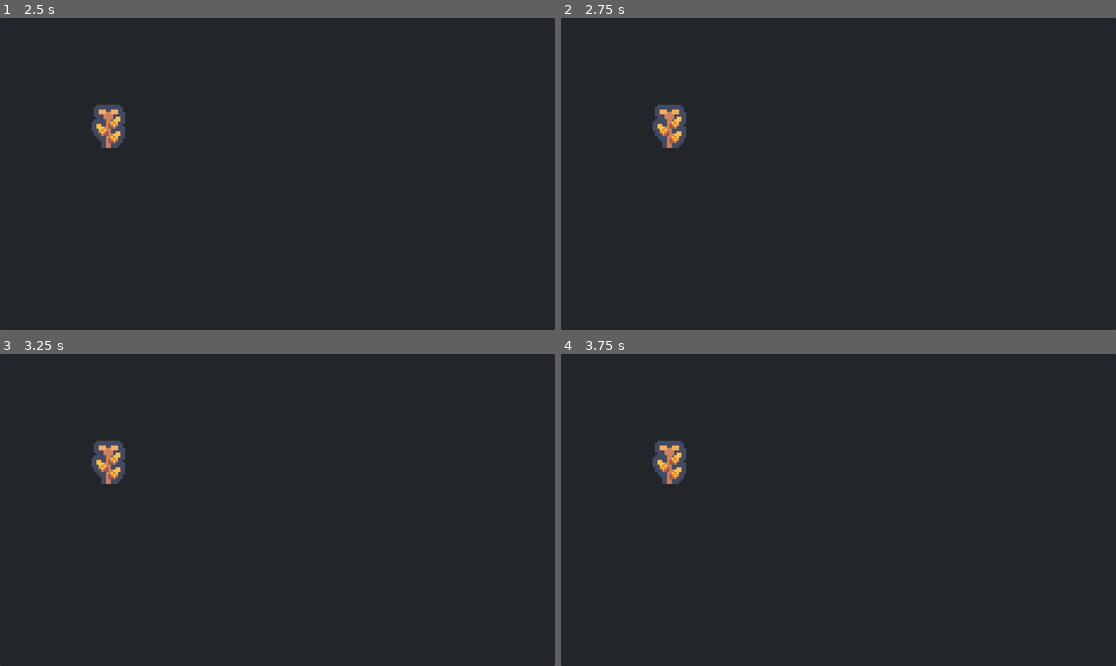
Above: before the commit, frames 1-4 (two rows, left to right).
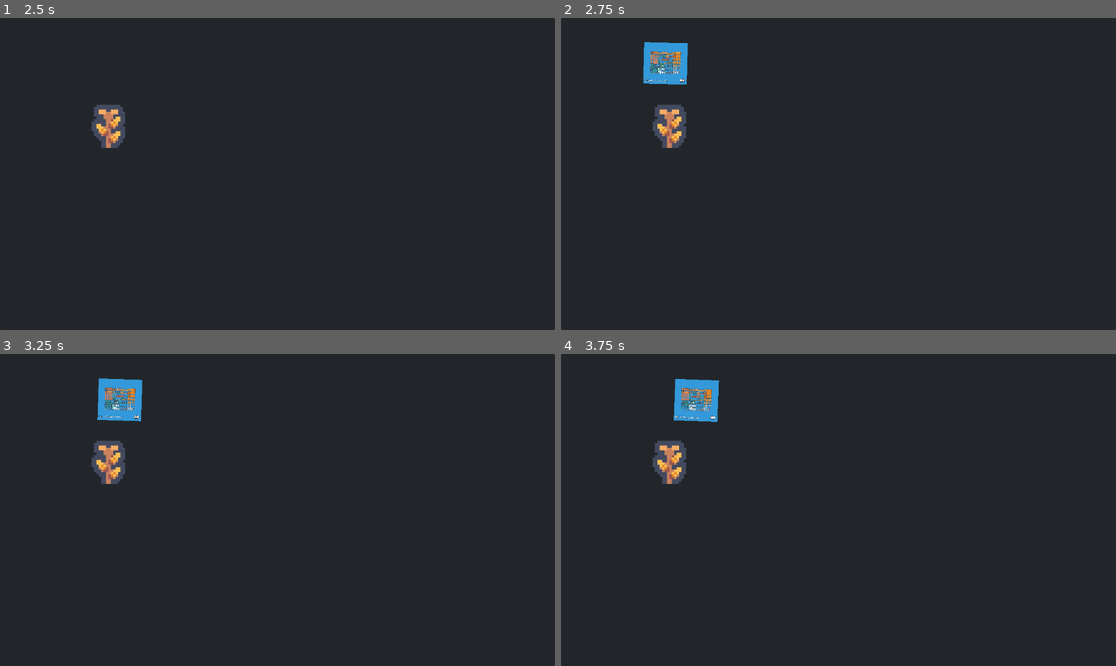
Above: after the commit, the same moments.

Repository: goessm/magic-poop
Game: Godot game, scene res://poop_game.tscn
Two runs of this game, one before a commit and one after it. Both use one fixed random seed, a clock stepped at 60 frames per second and the inputs below. Before the commit the project has no main scene; this scene is started directly in both runs.
Inputs:
- Up to frame 1 (2.5 s): tap Enter at 0.5, 2 s; tap Space at 1.25 s
- Up to frame 2 (2.75 s): no input
- Up to frame 3 (3.25 s): no input
- Up to frame 4 (3.75 s): no input

Frame 1 is identical in both runs. In frame 2, 1.1% of the frame differs, in the area x 14-23%, y 7-22%; in frame 3, 1.1%; in frame 4, 1.1%, in the area x 20-29%, y 8-22%.

Commit message:
spawner, path, enemy

Diff:
--- /dev/null
+++ b/TowerScene/Entities/enemy.gd
@@ -0,0 +1,22 @@
+class_name Enemy
+extends Node2D
+
+@export var health: Health
+@export var path_follow: PathFollow2D
+
+# Called when the node enters the scene tree for the first time.
+func _ready():
+	health.health_changed.connect(_on_health_changed)
+	position = path_follow.position
+
+# Called every frame. 'delta' is the elapsed time since the previous frame.
+func _process(delta):
+	#position.x += 0.9
+	#path_follow.progress_ratio
+	path_follow.progress += 64.0 * delta
+	position = path_follow.position
+	rotation = path_follow.rotation
+	#%Path2D/PathFollow2D.progress
+
+func _on_health_changed(obj, health):
+	print("_on_health_changed ", obj, health)
--- /dev/null
+++ b/TowerScene/Entities/enemy.tscn
@@ -0,0 +1,36 @@
+[gd_scene load_steps=6 format=3 uid="uid://b3g5qsobrhd03"]
+
+[ext_resource type="Script" path="res://TowerScene/Entities/enemy.gd" id="1_3ijvh"]
+[ext_resource type="Script" path="res://TowerScene/Entities/health.gd" id="2_voaf2"]
+[ext_resource type="Texture2D" uid="uid://cui2ehkly2nsi" path="res://Assets/Placeholders/Kenney/Farm/Preview.png" id="3_tw6h1"]
+
+[sub_resource type="CircleShape2D" id="CircleShape2D_7glo7"]
+
+[sub_resource type="Curve2D" id="Curve2D_c3lhe"]
+_data = {
+"points": PackedVector2Array(0, 0, 0, 0, 202, 94, -86.8121, -5.94603, 86.8121, 5.94603, 392, 102, -58.2711, -13.0813, 58.2711, 13.0813, 549, 121, -35.6762, -51.1359, 35.6762, 51.1359, 663, 193, 11.8921, -39.2438, -11.8921, 39.2438, 669, 347, 23.7841, -29.7302, -23.7841, 29.7302, 626, 425, 57.0819, -1.18921, -57.0819, 1.18921, 475, 463, 0, 0, 0, 0, 317, 455)
+}
+point_count = 8
+
+[node name="Enemy" type="CharacterBody2D" node_paths=PackedStringArray("health", "path_follow")]
+script = ExtResource("1_3ijvh")
+health = NodePath("Health")
+path_follow = NodePath("Path2D/PathFollow2D")
+
+[node name="CollisionShape2D" type="CollisionShape2D" parent="."]
+shape = SubResource("CircleShape2D_7glo7")
+
+[node name="Health" type="Node" parent="."]
+script = ExtResource("2_voaf2")
+
+[node name="Sprite2D" type="Sprite2D" parent="."]
+scale = Vector2(0.0985172, 0.166978)
+texture = ExtResource("3_tw6h1")
+
+[node name="Path2D" type="Path2D" parent="."]
+curve = SubResource("Curve2D_c3lhe")
+
+[node name="PathFollow2D" type="PathFollow2D" parent="Path2D"]
+position = Vector2(202, 94)
+rotation = 0.0420804
+loop = false
--- /dev/null
+++ b/TowerScene/Entities/health.gd
@@ -0,0 +1,35 @@
+class_name Health
+extends Node
+
+signal health_changed(obj, health)
+@export var health: int
+@export var max_health: int
+
+# Called when the node enters the scene tree for the first time.
+func _ready():
+	pass
+
+func init(_max_health: int):
+	health = _max_health
+	max_health = _max_health
+
+# Called every frame. 'delta' is the elapsed time since the previous frame.
+func _process(delta):
+	#takeDamage(1)
+	pass
+
+func takeDamage(dmg: int):
+	health -= dmg
+	emit_signal("health_changed", self, health)
+
+func is_dead():
+	return health <= 0
+
+func heal(amount: int):
+	health += amount
+	health = min(health, max_health)
+	emit_signal("health_changed", self, health)
+
+func heal_to(new_health: int):
+	health = new_health
+	emit_signal("health_changed", self, health)
--- /dev/null
+++ b/TowerScene/spawner.gd
@@ -0,0 +1,44 @@
+class_name Spawner
+extends Node
+
+#var enemy_scene: PackedScene = preload("res://TowerScene/Entities/enemy.tscn")
+@export var timer: Timer
+@export var spawn_points: Node
+@export var enemy_types: Array[PackedScene]
+
+# Called when the node enters the scene tree for the first time.
+func _ready():
+	var enemy_scene: PackedScene = preload("res://TowerScene/Entities/enemy.tscn")
+	enemy_types.push_back(enemy_scene)
+	timer.timeout.connect(_on_timeout)
+	timer.one_shot = true
+	timer.start(2.5)
+
+func init(_enemy_types: Array):
+	enemy_types = _enemy_types
+	pass
+
+# Called every frame. 'delta' is the elapsed time since the previous frame.
+func _process(delta):
+	pass
+
+func start_timer(time_sec: float):
+	timer.start(time_sec)
+
+func spawn_enemy():
+	if enemy_types.is_empty():
+		print("cant spawn: no enemy types defined")
+		return
+	var enemy_type = enemy_types.pick_random()
+	var spawn_points_arr = spawn_points.get_children()
+	if spawn_points_arr.is_empty():
+		print("cant spawn: no spawn points defined")
+		return
+	var spawn_point = spawn_points_arr.pick_random()
+	var ins = enemy_type.instantiate()
+	ins.position = spawn_point.position
+	add_child(ins)
+
+func _on_timeout():
+	spawn_enemy()
+	pass
--- /dev/null
+++ b/TowerScene/spawner.tscn
@@ -0,0 +1,15 @@
+[gd_scene load_steps=2 format=3 uid="uid://bwa36ys7tpcnx"]
+
+[ext_resource type="Script" path="res://TowerScene/spawner.gd" id="1_mfvgi"]
+
+[node name="Spawner" type="Node" node_paths=PackedStringArray("timer", "spawn_points")]
+script = ExtResource("1_mfvgi")
+timer = NodePath("Timer")
+spawn_points = NodePath("SpawnPoints")
+
+[node name="SpawnPoints" type="Node" parent="."]
+
+[node name="SpawnPoint1" type="Marker2D" parent="SpawnPoints"]
+position = Vector2(592, 339)
+
+[node name="Timer" type="Timer" parent="."]
--- /dev/null
+++ b/TowerScene/tower_scene.tscn
@@ -0,0 +1,7 @@
+[gd_scene load_steps=2 format=3 uid="uid://cavc5ytw12qp2"]
+
+[ext_resource type="PackedScene" uid="uid://bwa36ys7tpcnx" path="res://TowerScene/spawner.tscn" id="1_r528u"]
+
+[node name="TowerScene" type="Node"]
+
+[node name="Spawner" parent="." instance=ExtResource("1_r528u")]
--- a/poop_game.tscn
+++ b/poop_game.tscn
@@ -1,7 +1,10 @@
-[gd_scene load_steps=2 format=3 uid="uid://bx0cg2vohkqu2"]
+[gd_scene load_steps=3 format=3 uid="uid://bx0cg2vohkqu2"]
 
 [ext_resource type="PackedScene" uid="uid://d2lwdlovqpyli" path="res://FarmScene/farm_scene.tscn" id="1_gfbur"]
+[ext_resource type="PackedScene" uid="uid://cavc5ytw12qp2" path="res://TowerScene/tower_scene.tscn" id="2_6dmkx"]
 
 [node name="PoopGame" type="Node"]
 
 [node name="FarmScene" parent="." instance=ExtResource("1_gfbur")]
+
+[node name="TowerScene" parent="." instance=ExtResource("2_6dmkx")]
--- a/project.godot
+++ b/project.godot
@@ -11,6 +11,7 @@
 [application]
 
 config/name="Magic-poop"
+run/main_scene="res://poop_game.tscn"
 config/features=PackedStringArray("4.1", "GL Compatibility")
 config/icon="res://icon.svg"
 
